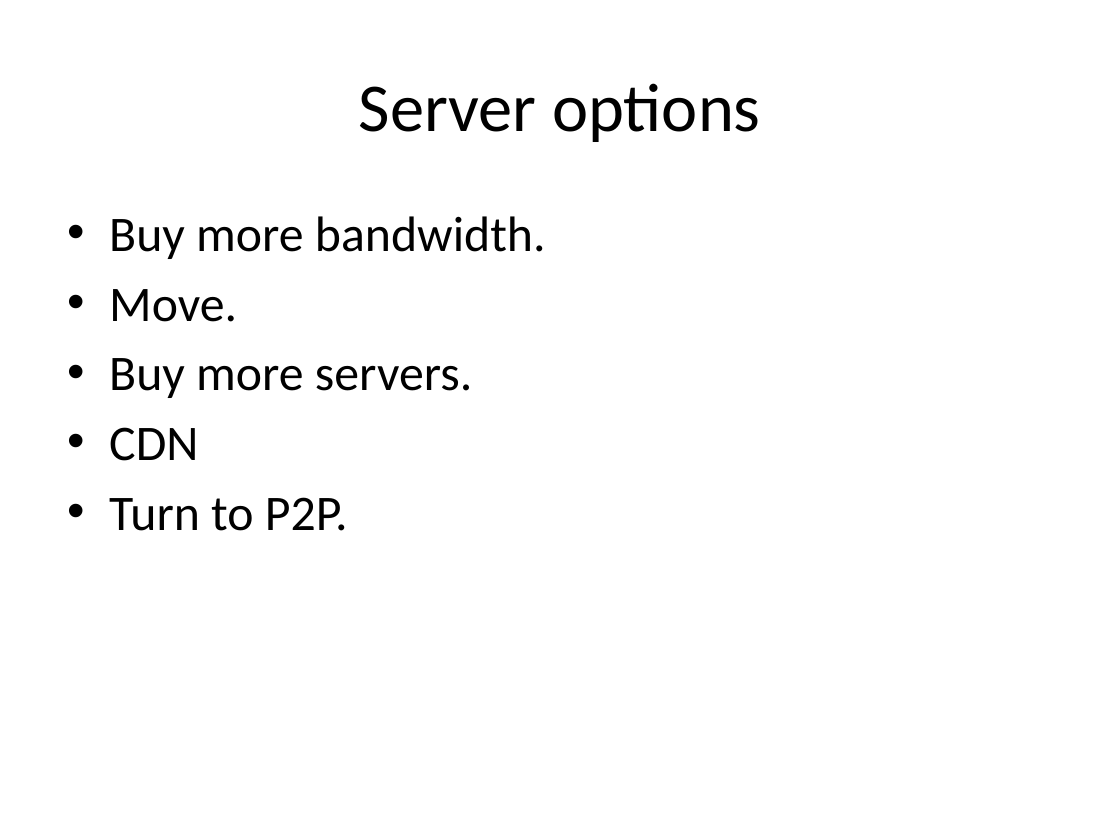
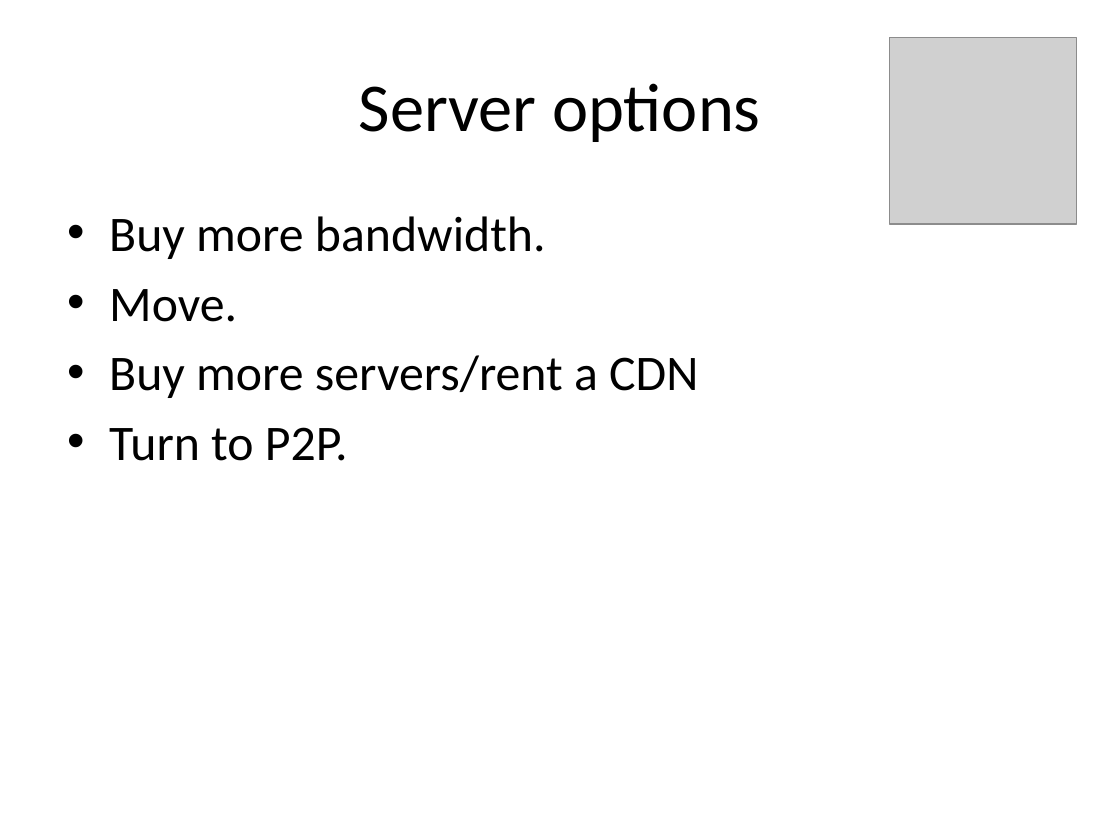
Before and after one commit to rdp/p2pwebclient, a slide deck: slide 6 of thesis_presentation/How to Make the Internet Faster.pptx. Drawn at 1120x840 pixels with LibreOffice and Linux fonts; fonts in the diff are those of the drawing; grey boxes stand for pictures. Boxes give left, top, right and bottom in pixels: in the first picture for what was removed or moved away, otherwise in the second. Text is boxed around its words. In the diff, an @@ line names an element or a change of style, - is before the commit and + after.

```diff
--- a/thesis_presentation/How to Make the Internet Faster.pptx
+++ b/thesis_presentation/How to Make the Internet Faster.pptx
@@ picture added at box(889, 37, 1076, 224) @@
@@ text at box(109, 355, 698, 398): text changed @@
-• Buy more servers.
-• CDN
+• Buy more servers/rent a CDN
```
Also in this commit, not shown: 5 other slides changed, 18 slides added, 1 other file.
